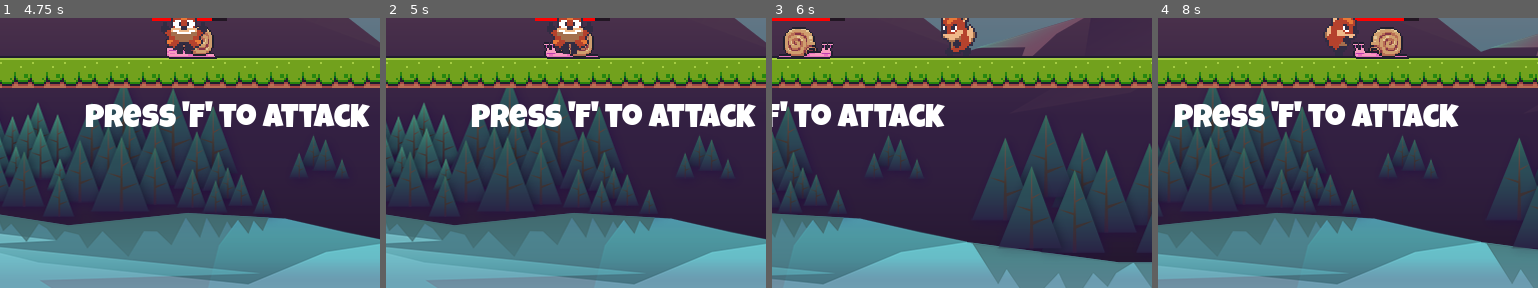
Above: before the commit, frames 1-4 (left to right).
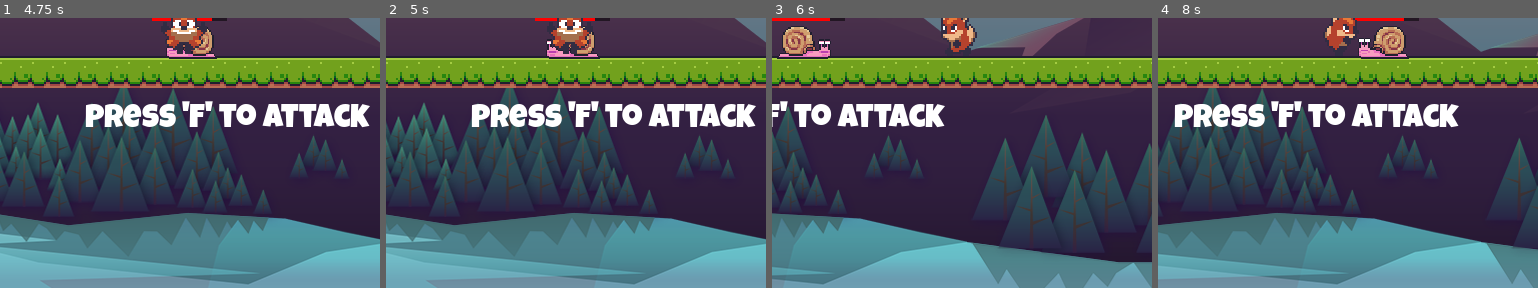
Above: after the commit, the same moments.

Repository: BrownJason/Godot-Testing
Game: Godot game, scene res://scenes/level/level.tscn
Same seed, same stepped clock (60 frames per second), same inputs: the game is played once before the commit and once after it.
Inputs (mouse positions are % of the whole screen's width and height, from its top left):
- Up to frame 1 (4.75 s): tap F every 0.75 s from 0.5 to 4.25 s; move the mouse to (72, 45) at 0.52 s; hold D (move_right) 0.53-2.03 s; click (72, 45) at 0.6 s; tap Space (jump) at 0.77, 1.52, 3.02, 3.77, 4.52 s; move the mouse to (30, 55) at 1.27 s; click (30, 55) at 1.35 s; move the mouse to (60, 28) at 2.02 s; hold A (move_left) 2.03-2.78 s; click (60, 28) at 2.1 s; move the mouse to (45, 70) at 2.77 s; hold D (move_right) 2.78-4.28 s; click (45, 70) at 2.85 s; move the mouse to (80, 65) at 3.52 s; click (80, 65) at 3.6 s; move the mouse to (20, 35) at 4.27 s; hold A (move_left) from 4.28 s (still down); click (20, 35) at 4.35 s
- Up to frame 2 (5 s): keep holding A (move_left)
- Up to frame 3 (6 s): move the mouse to (55, 50) at 5.02 s; release A (move_left) at 5.03 s; hold D (move_right) 5.03-5.78 s; click (55, 50) at 5.1 s; move the mouse to (35, 25) at 5.77 s; hold A (move_left) from 5.78 s (still down); click (35, 25) at 5.85 s
- Up to frame 4 (8 s): tap Space (jump) at 6.02, 6.77, 7.52 s; move the mouse to (72, 45) at 6.52 s; click (72, 45) at 6.6 s; move the mouse to (30, 55) at 7.27 s; release A (move_left) at 7.28 s; hold D (move_right) from 7.28 s (still down); click (30, 55) at 7.35 s
The pictures show only the part of the screen within x 26-76%, y 49-99%; the shares and areas given below are measured in that part.

Frame 1 is identical in both runs. In frame 2, 0.4% of the frame differs, in the area x 41-56%, y 2-16%; in frame 3, 0.8%; in frame 4, 0.9%, in the area x 51-66%, y 2-16%.

Commit message:
Fix anim, default base enemy script doesn't have any so removed it

Diff:
--- a/scenes/base_entitys/base_enemy.tscn
+++ b/scenes/base_entitys/base_enemy.tscn
@@ -22,61 +22,6 @@
 [sub_resource type="GradientTexture1D" id="GradientTexture1D_bqkx0"]
 gradient = SubResource("Gradient_oq6cq")
 width = 50
-
-[sub_resource type="Animation" id="Animation_ca776"]
-length = 0.001
-tracks/0/type = "value"
-tracks/0/imported = false
-tracks/0/enabled = true
-tracks/0/path = NodePath("Sprite2D:frame")
-tracks/0/interp = 1
-tracks/0/loop_wrap = true
-tracks/0/keys = {
-"times": PackedFloat32Array(0),
-"transitions": PackedFloat32Array(1),
-"update": 1,
-"values": [0]
-}
-
-[sub_resource type="Animation" id="Animation_62viy"]
-resource_name = "idle"
-length = 0.1
-loop_mode = 1
-tracks/0/type = "value"
-tracks/0/imported = false
-tracks/0/enabled = true
-tracks/0/path = NodePath("Sprite2D:frame")
-tracks/0/interp = 1
-tracks/0/loop_wrap = true
-tracks/0/keys = {
-"times": PackedFloat32Array(0),
-"transitions": PackedFloat32Array(1),
-"update": 1,
-"values": [0]
-}
-
-[sub_resource type="Animation" id="Animation_3k4ku"]
-resource_name = "move"
-loop_mode = 1
-tracks/0/type = "value"
-tracks/0/imported = false
-tracks/0/enabled = true
-tracks/0/path = NodePath("Sprite2D:frame")
-tracks/0/interp = 1
-tracks/0/loop_wrap = true
-tracks/0/keys = {
-"times": PackedFloat32Array(0, 0.1, 0.2, 0.3, 0.4, 0.5, 0.6, 0.7, 0.8, 0.9),
-"transitions": PackedFloat32Array(1, 1, 1, 1, 1, 1, 1, 1, 1, 1),
-"update": 1,
-"values": [0, 1, 2, 3, 4, 5, 6, 7, 8, 9]
-}
-
-[sub_resource type="AnimationLibrary" id="AnimationLibrary_cjhkl"]
-_data = {
-"RESET": SubResource("Animation_ca776"),
-"idle": SubResource("Animation_62viy"),
-"move": SubResource("Animation_3k4ku")
-}
 
 [node name="Base_Enemy" type="CharacterBody2D" node_paths=PackedStringArray("health_comp", "damage_comp", "move_comp", "anim_comp")]
 collision_layer = 4
@@ -106,7 +51,7 @@
 [node name="AnimationComponent" type="Node" parent="." node_paths=PackedStringArray("sprite", "anim_player")]
 script = ExtResource("5_wrs1c")
 sprite = NodePath("../Sprite2D")
-anim_player = NodePath("../AnimationPlayer")
+anim_player = NodePath("")
 
 [node name="Sprite2D" type="Sprite2D" parent="."]
 hframes = 10
@@ -137,12 +82,6 @@
 enemy = NodePath("..")
 facing_collision_dir = NodePath("")
 
-[node name="AnimationPlayer" type="AnimationPlayer" parent="."]
-libraries = {
-"": SubResource("AnimationLibrary_cjhkl")
-}
-autoplay = "idle"
-
 [connection signal="body_entered" from="ChaseZone" to="." method="_on_area_2d_body_entered"]
 [connection signal="body_exited" from="ChaseZone" to="." method="_on_area_2d_body_exited"]
 [connection signal="body_entered" from="HitBox" to="." method="_on_hit_box_body_entered"]
--- a/scenes/enemies/snail.tscn
+++ b/scenes/enemies/snail.tscn
@@ -13,6 +13,59 @@
 [sub_resource type="RectangleShape2D" id="RectangleShape2D_yfdo3"]
 size = Vector2(35, 20)
 
+[sub_resource type="Animation" id="Animation_kxac1"]
+resource_name = "idle"
+length = 0.1
+tracks/0/type = "value"
+tracks/0/imported = false
+tracks/0/enabled = true
+tracks/0/path = NodePath("Sprite2D:frame")
+tracks/0/interp = 1
+tracks/0/loop_wrap = true
+tracks/0/keys = {
+"times": PackedFloat32Array(0),
+"transitions": PackedFloat32Array(1),
+"update": 1,
+"values": [0]
+}
+
+[sub_resource type="Animation" id="Animation_i7b77"]
+length = 0.001
+tracks/0/type = "value"
+tracks/0/imported = false
+tracks/0/enabled = true
+tracks/0/path = NodePath("Sprite2D:frame")
+tracks/0/interp = 1
+tracks/0/loop_wrap = true
+tracks/0/keys = {
+"times": PackedFloat32Array(0),
+"transitions": PackedFloat32Array(1),
+"update": 1,
+"values": [0]
+}
+
+[sub_resource type="Animation" id="Animation_totkd"]
+resource_name = "move"
+tracks/0/type = "value"
+tracks/0/imported = false
+tracks/0/enabled = true
+tracks/0/path = NodePath("Sprite2D:frame")
+tracks/0/interp = 1
+tracks/0/loop_wrap = true
+tracks/0/keys = {
+"times": PackedFloat32Array(0, 0.1, 0.2, 0.3, 0.4, 0.5, 0.6, 0.7, 0.8, 0.9),
+"transitions": PackedFloat32Array(1, 1, 1, 1, 1, 1, 1, 1, 1, 1),
+"update": 1,
+"values": [0, 1, 2, 3, 4, 5, 6, 7, 8, 9]
+}
+
+[sub_resource type="AnimationLibrary" id="AnimationLibrary_6su3h"]
+_data = {
+"RESET": SubResource("Animation_i7b77"),
+"idle": SubResource("Animation_kxac1"),
+"move": SubResource("Animation_totkd")
+}
+
 [node name="Snail" instance=ExtResource("1_w7bwq")]
 scale = Vector2(1.5, 1.5)
 script = ExtResource("2_x12ir")
@@ -20,6 +73,9 @@
 [node name="CollisionShape2D" type="CollisionShape2D" parent="." index="0"]
 rotation = 1.5708
 shape = SubResource("CapsuleShape2D_hdn64")
+
+[node name="AnimationComponent" parent="." index="4" node_paths=PackedStringArray("anim_player")]
+anim_player = NodePath("../AnimationPlayer")
 
 [node name="Sprite2D" parent="." index="5"]
 texture = ExtResource("3_r0a6j")
@@ -35,3 +91,9 @@
 position = Vector2(1.5, 0)
 shape = SubResource("RectangleShape2D_yfdo3")
 script = ExtResource("4_nscx8")
+
+[node name="AnimationPlayer" type="AnimationPlayer" parent="." index="9"]
+libraries = {
+"": SubResource("AnimationLibrary_6su3h")
+}
+autoplay = "idle"
Not shown: 1 places in scenes/base_entitys/base_enemy.tscn that only renumber resources
Not shown: 1 places in scenes/enemies/snail.tscn that only renumber resources
